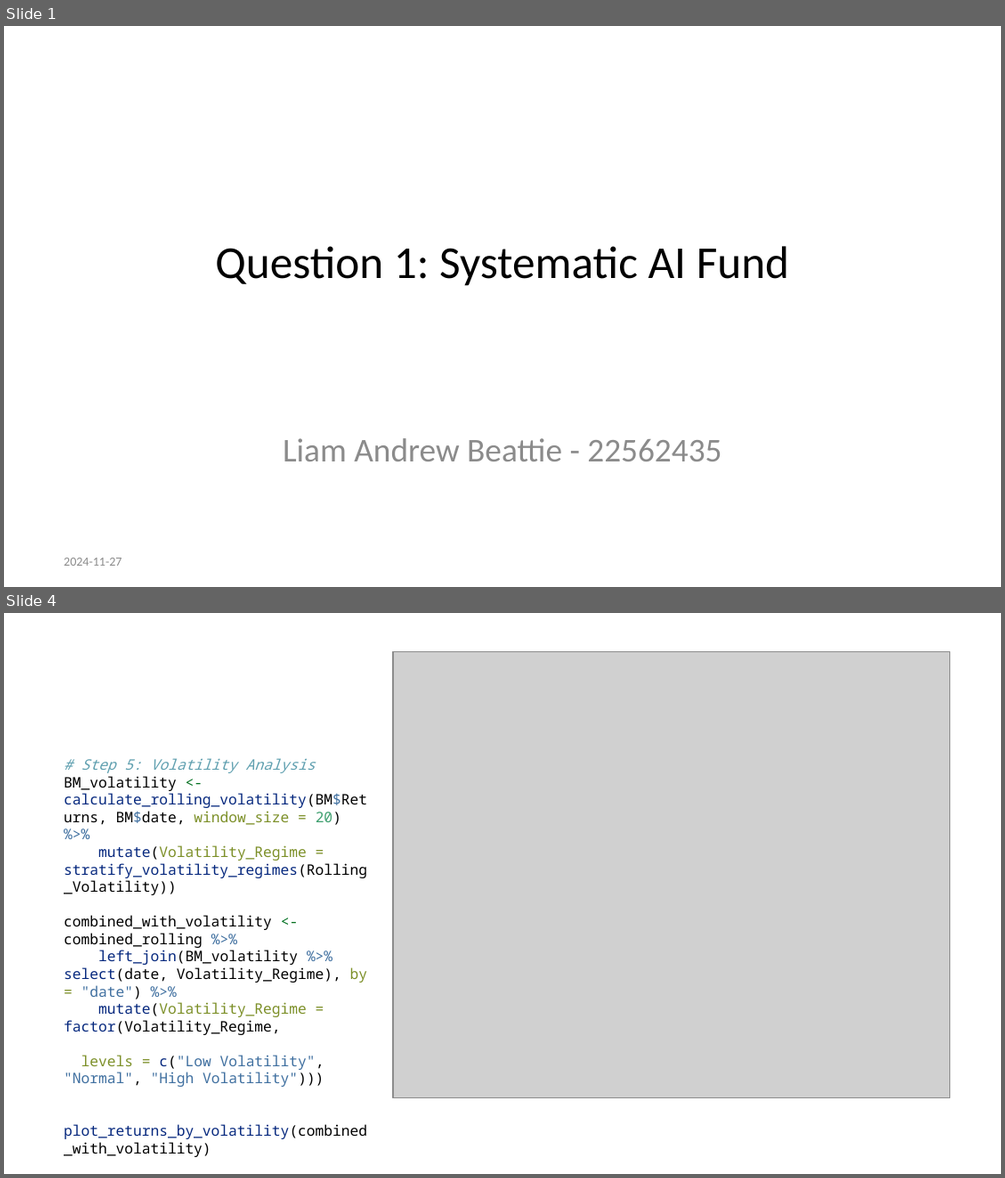
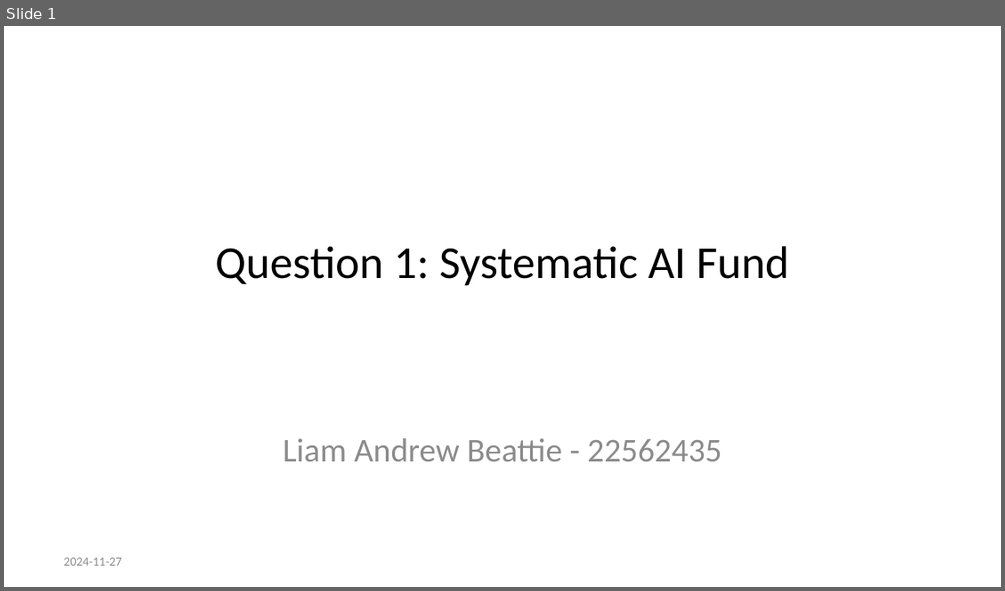
Before and after one commit to 22562435/22562435-FinEcosExam, a slide deck: Questions/Question 1/README.pptx. Shown one above the other, each under a label of ours: slides 1 and 4 before the commit, slide 1 after it; the slides between them are not shown. The pictures are 1005x1178 and 1005x591 pixels, drawn with LibreOffice and Linux fonts; fonts in the diff are those of the drawing; grey boxes stand for pictures. Boxes give left, top, right and bottom in pixels: in the first picture for what was removed or moved away, otherwise in the second. Text is boxed around its words. In the diff, an @@ line names an element or a change of style, - is before the commit and + after.

```diff
--- a/Questions/Question 1/README.pptx
+++ b/Questions/Question 1/README.pptx
@@ slide 4 removed at [4,613,1001,1174], background #FFFFFF @@
@@ picture removed at [393,652,949,1097] @@
@@ text removed at [64,758,367,1157] @@
-# Step 5: Volatility Analysis
-BM_volatility <- calculate_rolling_volatility(BM$Returns, BM$date, window_size = 20) %>%
-mutate(Volatility_Regime = stratify_volatility_regimes(Rolling_Volatility))
-combined_with_volatility <- combined_rolling %>%
-left_join(BM_volatility %>% select(date, Volatility_Regime), by = "date") %>%
-mutate(Volatility_Regime = factor(Volatility_Regime,
-levels = c("Low Volatility", "Normal", "High Volatility")))
-plot_returns_by_volatility(combined_with_volatility)
```
Also in this commit, not shown: 3 slides added, 4 other slides removed, 17 other files.
